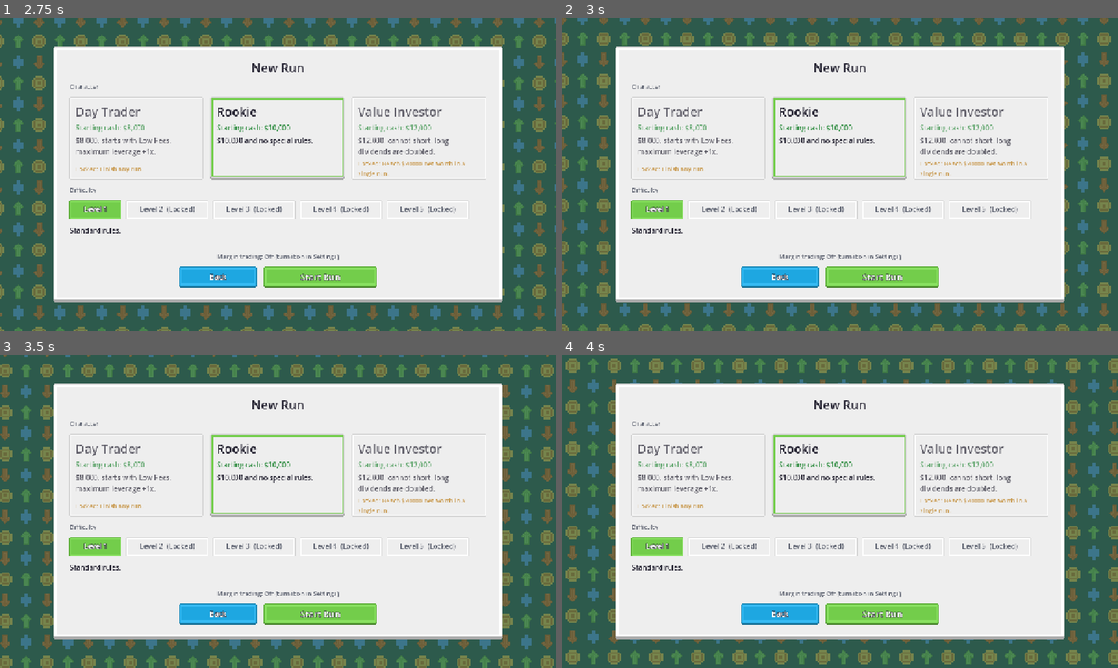
Above: before the commit, frames 1-4 (two rows, left to right).
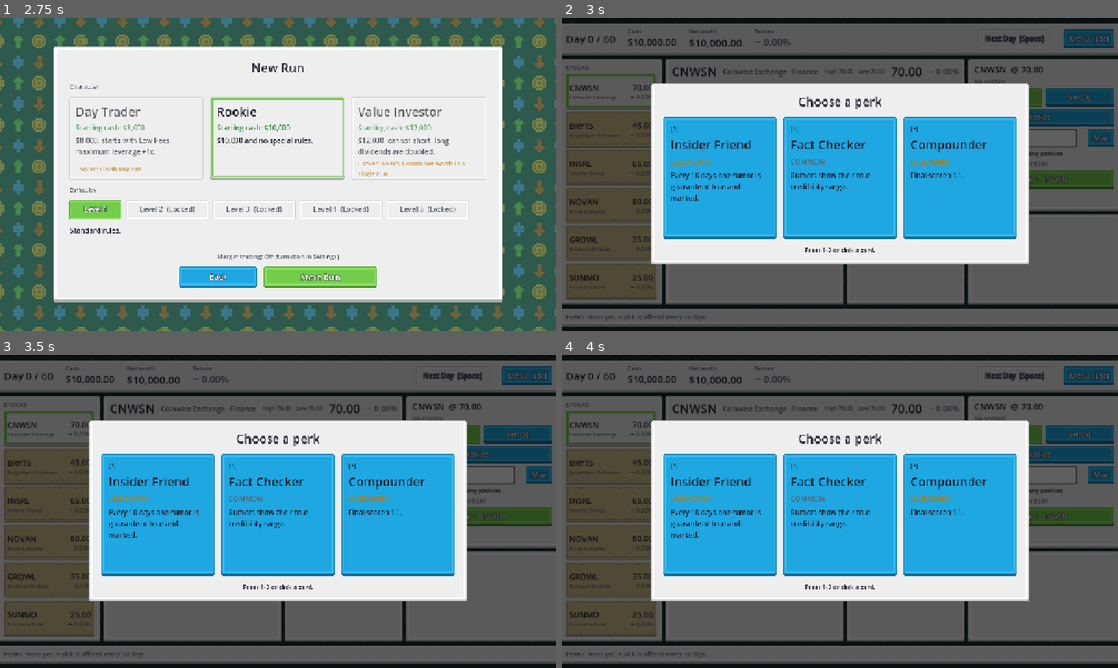
Above: after the commit, the same moments.

Repository: littenduck/stock-simulator
Game: Godot game, scene res://ui/main_menu/main_menu.tscn
Same seed, same stepped clock (60 frames per second), same inputs: the game is played once before the commit and once after it.
Inputs (mouse positions are in pixels of both pictures, inside the frame that each line leads up to):
- Up to frame 1 (2.75 s): click "New Run" at 0.5 s; click "Level 1" at 1.25 s; click "Level 1" at 2 s
- Up to frame 2 (3 s): click "Start Run" at 2.75 s
- Up to frame 3 (3.5 s): no input
- Up to frame 4 (4 s): click (1045, 517) at 3.5 s, where only the run after the commit has a clickable "Buy 1 CNWSN"

Frame 1 is identical in both runs. In frame 2, 87% of the frame differs, in the area x 0-100%, y 0-100%; in frame 3, 87%; in frame 4, 87%.

Commit message:
session-integration: wire GameSession, GameManager and SaveManager into a playable run
Fixed daily order, perk drafts (day 0, 10..50), sector_fan, forced liquidation,
JSON save/load (run.json, profile.json), EventBus emission, session tests.

Co-Authored-By: Claude Sonnet 5.5 <noreply@anthropic.com>

Diff:
--- a/autoload/game_manager.gd
+++ b/autoload/game_manager.gd
@@ -2,7 +2,6 @@
 ## player acts. Holds the current GameSession and translates DayReports into EventBus signals.
 ## CONTRACT: public signatures frozen. Owner of the body: session-integration.
 ## Autoload scripts must not declare class_name.
-## STUB: scene switching only.
 extends Node
 
 enum State { MENU, PLAYING, DRAFTING, GAME_OVER }
@@ -11,6 +10,7 @@
 const RUN_SETUP_SCENE := "res://ui/run_setup/run_setup.tscn"
 const GAME_SCENE := "res://ui/game_screen/game_screen.tscn"
 const HIGH_SCORES_SCENE := "res://ui/high_scores/high_scores.tscn"
+const SETTINGS_SCENE := "res://ui/main_menu/settings.tscn"
 
 var state: State = State.MENU
 ## Read-only for UI. Null in the menu.
@@ -22,13 +22,30 @@
 		next_day()
 
 
-func start_run(_config: RunConfig) -> void:
-	push_warning("STUB GameManager.start_run")
+func start_run(config: RunConfig) -> void:
+	if config == null or config.character == null:
+		return
+	session = GameSession.new(config, ContentDb.companies(), ContentDb.perks(), ContentDb.news(), _unlocked_ids())
+	session.start()
+	SaveManager.save_run(session)
+	_enter_game()
 
 
 ## Resumes the saved run. Returns false if there is none.
 func continue_run() -> bool:
-	return false
+	var data := SaveManager.load_run_data()
+	if data.is_empty():
+		return false
+	var config := GameSession.config_from_dict(data)
+	if config == null:
+		return false
+	var loaded := GameSession.from_dict(data, config, ContentDb.companies(), ContentDb.perks(), ContentDb.news())
+	if loaded == null or loaded.is_finished():
+		SaveManager.delete_run()
+		return false
+	session = loaded
+	_enter_game()
+	return true
 
 
 func has_saved_run() -> bool:
@@ -37,24 +54,60 @@
 
 ## Advance one trading day (only in PLAYING).
 func next_day() -> void:
-	pass
+	if state != State.PLAYING or session == null:
+		return
+	var report := session.next_day()
+	_emit_report(report)
+	if report.finished:
+		_finish_run()
+		return
+	SaveManager.save_run(session)
+	if not report.draft_offer.is_empty():
+		_change_state(State.DRAFTING)
+		EventBus.draft_offered.emit(report.draft_offer)
 
 
 ## Market orders fill now; limit/stop orders are queued. Failures also emit EventBus.trade_failed.
 func submit_order(order: Order) -> TradeResult:
-	return TradeResult.fail("TRADE_ERR_NOT_IMPLEMENTED", order)
+	if state != State.PLAYING or session == null:
+		return TradeResult.fail("TRADE_ERR_NOT_IMPLEMENTED", order)
+	var result := session.submit(order)
+	if not result.ok:
+		EventBus.trade_failed.emit(result.reason)
+		return result
+	if result.pending:
+		EventBus.order_placed.emit(order)
+	else:
+		EventBus.order_filled.emit(order, result)
+		EventBus.portfolio_changed.emit()
+	SaveManager.save_run(session)
+	return result
 
 
 func cancel_order(order_id: int) -> bool:
-	return session != null and session.cancel_order(order_id)
+	if session == null or state != State.PLAYING:
+		return false
+	var ok := session.cancel_order(order_id)
+	if ok:
+		EventBus.order_cancelled.emit(order_id)
+		SaveManager.save_run(session)
+	return ok
 
 
-func choose_perk(_perk: PerkDef) -> void:
-	pass
+func choose_perk(perk: PerkDef) -> void:
+	if state != State.DRAFTING or session == null or perk not in session.pending_draft:
+		return
+	session.choose_perk(perk)
+	SaveManager.save_run(session)
+	EventBus.perks_changed.emit()
+	EventBus.portfolio_changed.emit()
+	_change_state(State.PLAYING)
 
 
 ## Throws the current run away (no score is recorded) and returns to the menu.
 func abandon_run() -> void:
+	SaveManager.delete_run()
+	session = null
 	go_to_menu()
 
 
@@ -67,6 +120,64 @@
 	get_tree().change_scene_to_file(path)
 
 
+func _unlocked_ids() -> Array[StringName]:
+	var out: Array[StringName] = []
+	for id in SaveManager.profile.unlocked.keys():
+		out.append(StringName(id))
+	return out
+
+
+## Switches to the game scene; once it is loaded (its overlays listen to EventBus) sends the
+## current state: prices, and the open draft if there is one.
+func _enter_game() -> void:
+	_change_state(State.DRAFTING if not session.pending_draft.is_empty() else State.PLAYING)
+	get_tree().change_scene_to_file(GAME_SCENE)
+	# change_scene_to_file is deferred; wait until the new scene's _ready has run.
+	await get_tree().process_frame
+	await get_tree().process_frame
+	if session == null:
+		return
+	EventBus.day_advanced.emit(session.day)
+	EventBus.prices_updated.emit()
+	EventBus.portfolio_changed.emit()
+	EventBus.perks_changed.emit()
+	for r in session.news.pending():
+		EventBus.rumor_posted.emit(r)
+	for o in session.book.pending():
+		EventBus.order_placed.emit(o)
+	if state == State.DRAFTING:
+		EventBus.draft_offered.emit(session.pending_draft)
+
+
+func _emit_report(report: DayReport) -> void:
+	EventBus.day_advanced.emit(report.day)
+	for r in report.resolved_rumors:
+		r.resolved = true
+		EventBus.rumor_resolved.emit(r)
+	EventBus.prices_updated.emit()
+	for res in report.fills:
+		if res.ok:
+			EventBus.order_filled.emit(res.order, res)
+		else:
+			EventBus.order_cancelled.emit(res.order.id)
+			EventBus.trade_failed.emit(res.reason)
+	if report.margin_called:
+		EventBus.margin_called.emit()
+	for r in report.new_rumors:
+		EventBus.rumor_posted.emit(r)
+	EventBus.portfolio_changed.emit()
+
+
+func _finish_run() -> void:
+	var final_score := session.score()
+	# Profile first: the game-over dialog reads rank and unlocks from it.
+	SaveManager.profile.record_run(final_score, session.config)
+	SaveManager.save_profile()
+	SaveManager.delete_run()
+	_change_state(State.GAME_OVER)
+	EventBus.run_finished.emit(final_score)
+
+
 func _change_state(new_state: State) -> void:
 	state = new_state
 	EventBus.state_changed.emit(new_state)
--- a/autoload/save_manager.gd
+++ b/autoload/save_manager.gd
@@ -1,7 +1,6 @@
 ## Reads and writes user://run.json (current run) and user://profile.json (Profile).
 ## CONTRACT: public signatures frozen. Owner of the body: session-integration.
 ## Autoload scripts must not declare class_name.
-## STUB: nothing is persisted yet.
 extends Node
 
 const RUN_PATH := "user://run.json"
@@ -10,26 +9,70 @@
 var profile: Profile = Profile.new()
 
 
-func save_run(_session: GameSession) -> void:
-	pass
+func _ready() -> void:
+	_load_profile()
+
+
+func save_run(session: GameSession) -> void:
+	if session == null:
+		return
+	_write_json(RUN_PATH, session.to_dict())
 
 
 func has_run() -> bool:
-	return false
+	return not load_run_data().is_empty()
 
 
 ## Saved run data, or {} if none / unreadable.
 func load_run_data() -> Dictionary:
-	return {}
+	return GameSession.migrate(_read_json(RUN_PATH))
 
 
 func delete_run() -> void:
-	pass
+	if FileAccess.file_exists(RUN_PATH):
+		DirAccess.remove_absolute(ProjectSettings.globalize_path(RUN_PATH))
 
 
 func save_profile() -> void:
-	pass
+	_write_json(PROFILE_PATH, profile.to_dict())
 
 
 func reset_profile() -> void:
 	profile = Profile.new()
+	save_profile()
+
+
+func _load_profile() -> void:
+	var data := _migrate_profile(_read_json(PROFILE_PATH))
+	if not data.is_empty():
+		profile.load_dict(data)
+
+
+## Brings an older profile dictionary up to version 1. Returns {} when unusable.
+func _migrate_profile(data: Dictionary) -> Dictionary:
+	if data.is_empty():
+		return {}
+	var v := int(data.get("version", 1))
+	if v < 1 or v > 1:
+		return {}
+	return data
+
+
+func _write_json(path: String, data: Dictionary) -> void:
+	var f := FileAccess.open(path, FileAccess.WRITE)
+	if f == null:
+		push_warning("SaveManager: cannot write %s (error %d)" % [path, FileAccess.get_open_error()])
+		return
+	f.store_string(JSON.stringify(data))
+	f.close()
+
+
+func _read_json(path: String) -> Dictionary:
+	if not FileAccess.file_exists(path):
+		return {}
+	var f := FileAccess.open(path, FileAccess.READ)
+	if f == null:
+		return {}
+	var parsed: Variant = JSON.parse_string(f.get_as_text())
+	f.close()
+	return parsed if parsed is Dictionary else {}
--- a/core/game_session.gd
+++ b/core/game_session.gd
@@ -1,9 +1,11 @@
 ## All state and rules of one run. Pure logic: no scene tree, no autoloads, no global RNG.
 ## CONTRACT: public signatures frozen. Owner of the body: session-integration.
 ## Fixed order of next_day(): docs/implementation-plan.md section 13.9.
-## STUB: day counter only.
 class_name GameSession
 extends RefCounted
+
+const SAVE_VERSION := 1
+const SECTOR_FAN_BONUS := 0.15
 
 var config: RunConfig
 var day: int = 0
@@ -20,15 +22,19 @@
 
 var _rng := RandomNumberGenerator.new()
 var _perk_pool: Array[PerkDef] = []
+var _drafter: PerkDrafter
 var _finished: bool = false
+var _sector_fan_sector: String = ""
 
 
 func _init(p_config: RunConfig, company_pool: Array[CompanyDef], perk_pool: Array[PerkDef], news_pool: Array[NewsEventDef], unlocked: Array[StringName] = []) -> void:
 	config = p_config
 	_rng.seed = p_config.seed_value
 	_perk_pool = perk_pool
+	_drafter = PerkDrafter.new(perk_pool, _rng)
 	mods = ModifiersBuilder.build(p_config, owned_perks)
 	market = MarketSim.new(MarketSim.draw_companies(company_pool, RunConfig.COMPANIES_PER_RUN, _rng, unlocked), GbmPriceModel.new(), _rng)
+	market.volatility_mult = mods.volatility_mult
 	portfolio = Portfolio.new(p_config.character.start_cash)
 	book = OrderBook.new()
 	news = NewsDirector.new(news_pool, _rng)
@@ -36,22 +42,65 @@
 
 ## Opens the day-0 perk draft and returns its options.
 func start() -> Array[PerkDef]:
+	_open_draft()
 	return pending_draft
 
 
 ## Advances one trading day. Do not call while pending_draft is non-empty.
 func next_day() -> DayReport:
+	var report := DayReport.new()
+	if _finished:
+		report.day = day
+		report.finished = true
+		return report
+	# 1. day counter
 	day += 1
-	var report := DayReport.new()
 	report.day = day
+	# 2. rumors due today change the market (true: full impact; false: small reverse impact)
+	for r in news.due(day):
+		r.resolved = true
+		market.apply_news(r.event, r.impact_scale())
+		report.resolved_rumors.append(r)
+	# 3. new closing prices
+	market.step()
+	# 4. pending limit / stop orders
+	for res in book.process(market, portfolio, mods):
+		report.fills.append(res)
+		if res.ok:
+			_log_trade(res)
+	# 5. interest, borrow fee, dividends, Diversifier
+	DailyEffects.apply(portfolio, market, mods)
+	# 6. margin check (forced liquidation)
+	report.margin_called = Margin.check(portfolio, market, book, mods)
 	report.finished = day >= RunConfig.TRADING_DAYS
-	_finished = report.finished
+	# 7. new rumors
+	if not report.finished:
+		report.new_rumors = news.roll(day, mods, market)
+	# 8. perk draft
+	if not report.finished and day % RunConfig.DRAFT_EVERY_DAYS == 0:
+		_open_draft()
+		report.draft_offer = pending_draft.duplicate()
+	# 9. settlement
+	if report.finished:
+		book.cancel_all()
+		_finished = true
 	return report
 
 
 ## MARKET orders execute immediately; LIMIT/STOP go into the order book.
 func submit(order: Order) -> TradeResult:
-	return TradeService.execute(order, market, portfolio, mods)
+	if order == null or _finished:
+		return TradeResult.fail(TradeService.ERR_INVALID_SHARES, order)
+	if order.kind == Order.Kind.MARKET:
+		var res := TradeService.execute(order, market, portfolio, mods)
+		if res.ok:
+			_log_trade(res)
+		return res
+	if not market.has_symbol(order.symbol):
+		return TradeResult.fail(TradeService.ERR_UNKNOWN_SYMBOL, order)
+	if book.place(order) == 0:
+		return TradeResult.fail(TradeService.ERR_INVALID_SHARES, order)
+	return TradeResult.queued(order)
 
 
 func cancel_order(order_id: int) -> bool:
@@ -59,9 +108,15 @@
 
 
 func choose_perk(perk: PerkDef) -> void:
+	if perk == null:
+		return
 	owned_perks.append(perk)
 	pending_draft.clear()
-	mods = ModifiersBuilder.build(config, owned_perks)
+	if perk.flags.has(&"sector_fan") and _sector_fan_sector == "":
+		var sectors := market.sectors()
+		if not sectors.is_empty():
+			_sector_fan_sector = sectors[_rng.randi_range(0, sectors.size() - 1)]
+	_rebuild_mods()
 
 
 func net_worth() -> float:
@@ -78,10 +133,126 @@
 
 
 func to_dict() -> Dictionary:
-	return {"version": 1, "day": day, "seed": config.seed_value}
+	var perk_ids: Array = []
+	for p in owned_perks:
+		perk_ids.append(String(p.id))
+	var draft_ids: Array = []
+	for p in pending_draft:
+		draft_ids.append(String(p.id))
+	return {
+		"version": SAVE_VERSION,
+		"day": day,
+		"seed": config.seed_value,
+		"character": String(config.character.id),
+		"difficulty": config.difficulty,
+		"margin_enabled": config.margin_enabled,
+		"rng_seed": str(_rng.seed),
+		"rng_state": str(_rng.state),
+		"companies": market.symbols(),
+		"perks": perk_ids,
+		"pending_draft": draft_ids,
+		"sector_fan_sector": _sector_fan_sector,
+		"iron_hands_used": mods.iron_hands_used,
+		"finished": _finished,
+		"market": market.to_dict(),
+		"portfolio": portfolio.to_dict(),
+		"book": book.to_dict(),
+		"news": news.to_dict(),
+		"trade_log": trade_log.duplicate(true),
+	}
+
+
+## Brings an older save dictionary up to SAVE_VERSION. Returns {} if it cannot be used.
+static func migrate(data: Dictionary) -> Dictionary:
+	if data.is_empty():
+		return {}
+	var v := int(data.get("version", 0))
+	if v < 1 or v > SAVE_VERSION:
+		return {}
+	return data
+
+
+## Rebuilds the RunConfig stored in a save (character looked up through ContentDb).
+static func config_from_dict(data: Dictionary) -> RunConfig:
+	var character := ContentDb.character_by_id(StringName(String(data.get("character", ""))))
+	if character == null:
+		return null
+	var c := RunConfig.make(character, int(data.get("difficulty", 1)), int(data.get("seed", 1)), bool(data.get("margin_enabled", false)))
+	return c
 
 
 ## Rebuilds a session from a saved dictionary using the same content pools.
-static func from_dict(_data: Dictionary, _config: RunConfig, _company_pool: Array[CompanyDef], _perk_pool: Array[PerkDef], _news_pool: Array[NewsEventDef]) -> GameSession:
-	push_warning("STUB GameSession.from_dict")
+static func from_dict(data: Dictionary, config: RunConfig, company_pool: Array[CompanyDef], perk_pool: Array[PerkDef], news_pool: Array[NewsEventDef]) -> GameSession:
+	var d := migrate(data)
+	if d.is_empty() or config == null:
+		return null
+	var s := GameSession.new(config, company_pool, perk_pool, news_pool)
+	# Same companies as the saved run (the drawn set depended on the profile's unlocks).
+	var drawn: Array[CompanyDef] = []
+	for sym in d.get("companies", []):
+		for c in company_pool:
+			if c.symbol == String(sym):
+				drawn.append(c)
+				break
+	if drawn.is_empty():
+		return null
+	s.market = MarketSim.new(drawn, GbmPriceModel.new(), s._rng)
+	s._sector_fan_sector = String(d.get("sector_fan_sector", ""))
+	for id in d.get("perks", []):
+		var p := _find_perk(perk_pool, StringName(String(id)))
+		if p != null:
+			s.owned_perks.append(p)
+	for id in d.get("pending_draft", []):
+		var p := _find_perk(perk_pool, StringName(String(id)))
+		if p != null:
+			s.pending_draft.append(p)
+	s.mods = ModifiersBuilder.build(config, s.owned_perks)
+	s.mods.iron_hands_used = bool(d.get("iron_hands_used", false))
+	s._apply_sector_fan()
+	s.market.volatility_mult = s.mods.volatility_mult
+	s.market.load_dict(d.get("market", {}))
+	s.portfolio.load_dict(d.get("portfolio", {}))
+	s.book.load_dict(d.get("book", {}))
+	s.news.load_dict(d.get("news", {}))
+	s.trade_log.assign(d.get("trade_log", []))
+	s.day = int(d.get("day", 0))
+	s._finished = bool(d.get("finished", false))
+	s._rng.seed = int(String(d.get("rng_seed", str(config.seed_value))))
+	s._rng.state = int(String(d.get("rng_state", "0")))
+	return s
+
+
+static func _find_perk(pool: Array[PerkDef], id: StringName) -> PerkDef:
+	for p in pool:
+		if p.id == id:
+			return p
 	return null
+
+
+func _open_draft() -> void:
+	pending_draft = _drafter.offer(owned_perks, mods.draft_choices)
+
+
+func _rebuild_mods() -> void:
+	var used := mods.iron_hands_used
+	mods = ModifiersBuilder.build(config, owned_perks)
+	mods.iron_hands_used = used
+	_apply_sector_fan()
+	market.volatility_mult = mods.volatility_mult
+
+
+func _apply_sector_fan() -> void:
+	if _sector_fan_sector != "":
+		mods.sector_truth_bonus[_sector_fan_sector] = SECTOR_FAN_BONUS
+
+
+func _log_trade(res: TradeResult) -> void:
+	var o := res.order
+	trade_log.append({
+		"day": day,
+		"side": "buy" if o.side == Order.Dir.BUY else "sell",
+		"symbol": o.symbol,
+		"shares": res.shares,
+		"price": res.price,
+		"fee": res.fee,
+	})
--- /dev/null
+++ b/tests/unit/session/test_game_session.gd
@@ -0,0 +1,198 @@
+extends TestCase
+
+func _config(seed_value: int = 42, difficulty: int = 1, margin: bool = false, char_id: StringName = &"rookie") -> RunConfig:
+	return RunConfig.make(ContentDb.character_by_id(char_id), difficulty, seed_value, margin)
+
+
+func _session(cfg: RunConfig) -> GameSession:
+	var s := GameSession.new(cfg, ContentDb.companies(), ContentDb.perks(), ContentDb.news())
+	s.start()
+	return s
+
+
+## Deterministic scripted policy: first perk of every draft, buy a little of the first stock on
+## day 1, a limit order on day 2, sell half on day 30.
+func _play_day(s: GameSession) -> DayReport:
+	var syms := s.market.symbols()
+	if s.day == 0:
+		s.submit(Order.market(Order.Dir.BUY, syms[0], 5))
+		s.submit(Order.limit(Order.Dir.BUY, syms[1], 3, s.market.price_of(syms[1]) * 0.97))
+	if s.day == 30 and s.portfolio.shares_of(syms[0]) > 2:
+		s.submit(Order.market(Order.Dir.SELL, syms[0], 2))
+	var r := s.next_day()
+	if not r.draft_offer.is_empty():
+		s.choose_perk(r.draft_offer[0])
+	return r
+
+
+func _full_run(cfg: RunConfig) -> GameSession:
+	var s := _session(cfg)
+	s.choose_perk(s.pending_draft[0])
+	var guard := 0
+	while not s.is_finished() and guard < 100:
+		_play_day(s)
+		guard += 1
+	return s
+
+
+func test_day0_opens_draft() -> void:
+	var s := _session(_config())
+	assert_eq(s.pending_draft.size(), s.mods.draft_choices)
+	assert_eq(s.day, 0)
+
+
+func test_full_run_finishes_at_day_60() -> void:
+	var s := _full_run(_config())
+	assert_true(s.is_finished())
+	assert_eq(s.day, 60)
+	assert_true(s.score() > 0.0)
+	assert_eq(s.book.pending().size(), 0, "orders cancelled at day 60")
+
+
+func test_determinism() -> void:
+	var a := _full_run(_config(7))
+	var b := _full_run(_config(7))
+	assert_eq(a.score(), b.score())
+	assert_eq(a.owned_perks.size(), b.owned_perks.size())
+	var c := _full_run(_config(8))
+	assert_true(a.score() != c.score())
+
+
+func test_draft_days() -> void:
+	var s := _session(_config())
+	s.choose_perk(s.pending_draft[0])
+	var draft_days: Array[int] = []
+	while not s.is_finished():
+		var r := _play_day(s)
+		if not r.draft_offer.is_empty():
+			draft_days.append(r.day)
+	assert_eq(draft_days, [10, 20, 30, 40, 50] as Array[int])
+	assert_eq(s.owned_perks.size(), 6)
+
+
+func test_finish_has_no_draft() -> void:
+	var s := _session(_config())
+	s.choose_perk(s.pending_draft[0])
+	var last: DayReport
+	while not s.is_finished():
+		last = _play_day(s)
+	assert_true(last.finished)
+	assert_true(last.draft_offer.is_empty())
+
+
+func test_report_contents_and_rumors_resolve() -> void:
+	var s := _session(_config(3))
+	s.choose_perk(s.pending_draft[0])
+	var posted := 0
+	var resolved := 0
+	while not s.is_finished():
+		var r := _play_day(s)
+		posted += r.new_rumors.size()
+		resolved += r.resolved_rumors.size()
+		for x in r.resolved_rumors:
+			assert_true(x.resolved)
+	assert_true(posted > 0, "some rumors posted")
+	assert_eq(resolved + s.news.pending().size(), posted)
+
+
+func test_queued_order_fills_and_logs() -> void:
+	var s := _session(_config(5))
+	s.choose_perk(s.pending_draft[0])
+	var sym := s.market.symbols()[0]
+	var res := s.submit(Order.limit(Order.Dir.BUY, sym, 2, s.market.price_of(sym) * 10.0))
+	assert_true(res.ok and res.pending)
+	assert_true(res.order.id > 0)
+	var r := s.next_day()
+	assert_eq(r.fills.size(), 1)
+	assert_true(r.fills[0].ok)
+	assert_eq(s.portfolio.shares_of(sym), 2)
+	assert_eq(s.trade_log.size(), 1)
+
+
+func test_invalid_queued_order_fails() -> void:
+	var s := _session(_config())
+	var sym := s.market.symbols()[0]
+	assert_false(s.submit(Order.limit(Order.Dir.BUY, sym, 0, 10.0)).ok)
+	assert_false(s.submit(Order.limit(Order.Dir.BUY, "NOPE", 1, 10.0)).ok)
+	assert_true(s.cancel_order(s.submit(Order.stop(Order.Dir.SELL, sym, 1, 1.0)).order.id))
+
+
+func test_forced_liquidation_does_not_end_run() -> void:
+	var s := _session(_config(11, 1, true))
+	s.choose_perk(s.pending_draft[0])
+	s.mods.max_leverage = 50.0
+	var sym := s.market.symbols()[0]
+	# Huge position, then crash the price: equity / exposure falls below maintenance.
+	var shares := int(s.portfolio.cash * 20.0 / s.market.price_of(sym))
+	s.submit(Order.market(Order.Dir.BUY, sym, shares))
+	s.market.set_price(sym, s.market.price_of(sym) * 0.5)
+	var r := s.next_day()
+	assert_true(r.margin_called)
+	assert_false(r.finished)
+	assert_false(s.is_finished())
+	assert_eq(s.portfolio.shares_of(sym), 0)
+	s.next_day()
+	assert_eq(s.day, 2)
+
+
+func test_margin_disabled_blocks_shorting() -> void:
+	var s := _session(_config(2, 1, false))
+	assert_false(s.mods.can_short)
+	assert_almost(s.mods.max_leverage, 1.0)
+
+
+func test_difficulty4_sets_market_volatility() -> void:
+	var s := _session(_config(2, 4))
+	assert_almost(s.market.volatility_mult, 1.2)
+
+
+func test_sector_fan_sets_bonus() -> void:
+	var s := _session(_config(9))
+	var fan := ContentDb.perk_by_id(&"sector_fan")
+	s.choose_perk(fan)
+	assert_eq(s.mods.sector_truth_bonus.size(), 1)
+	for k in s.mods.sector_truth_bonus:
+		assert_almost(s.mods.sector_truth_bonus[k], 0.15)
+	# survives another perk pick (mods are rebuilt)
+	s.choose_perk(ContentDb.perk_by_id(&"low_fees"))
+	assert_eq(s.mods.sector_truth_bonus.size(), 1)
+
+
+func _roundtrip(s: GameSession) -> GameSession:
+	var text := JSON.stringify(s.to_dict())
+	var data: Dictionary = JSON.parse_string(text)
+	var cfg := GameSession.config_from_dict(data)
+	return GameSession.from_dict(data, cfg, ContentDb.companies(), ContentDb.perks(), ContentDb.news())
+
+
+func test_save_load_identical_continuation() -> void:
+	var a := _session(_config(21, 2, true))
+	a.choose_perk(a.pending_draft[0])
+	for i in 25:
+		_play_day(a)
+	var b := _roundtrip(a)
+	assert_not_null(b)
+	assert_eq(b.day, a.day)
+	assert_eq(b.market.symbols(), a.market.symbols())
+	assert_true(b.config.margin_enabled)
+	assert_eq(b.book.pending().size(), a.book.pending().size())
+	assert_eq(b.news.pending().size(), a.news.pending().size())
+	assert_almost(b.net_worth(), a.net_worth(), 0.0001)
+	while not a.is_finished():
+		_play_day(a)
+		_play_day(b)
+		assert_almost(a.net_worth(), b.net_worth(), 0.0001, "day %d" % a.day)
+	assert_true(b.is_finished())
+	assert_almost(a.score(), b.score(), 0.0001)
+
+
+func test_save_load_pending_draft() -> void:
+	var a := _session(_config(4))
+	var b := _roundtrip(a)
+	assert_eq(b.pending_draft.size(), a.pending_draft.size())
+	assert_eq(b.pending_draft[0].id, a.pending_draft[0].id)
+
+
+func test_migrate_rejects_garbage() -> void:
+	assert_true(GameSession.migrate({}).is_empty())
+	assert_true(GameSession.migrate({"version": 99}).is_empty())
Not shown, added: tests/unit/session/test_game_session.gd.uid
Not shown, added: docs/team/requests/session-integration.md
